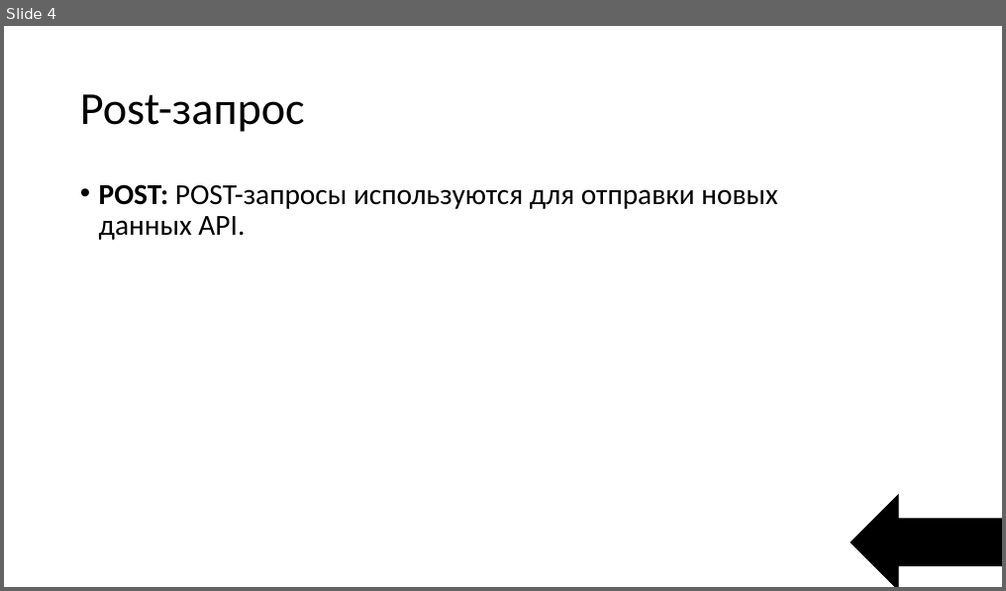
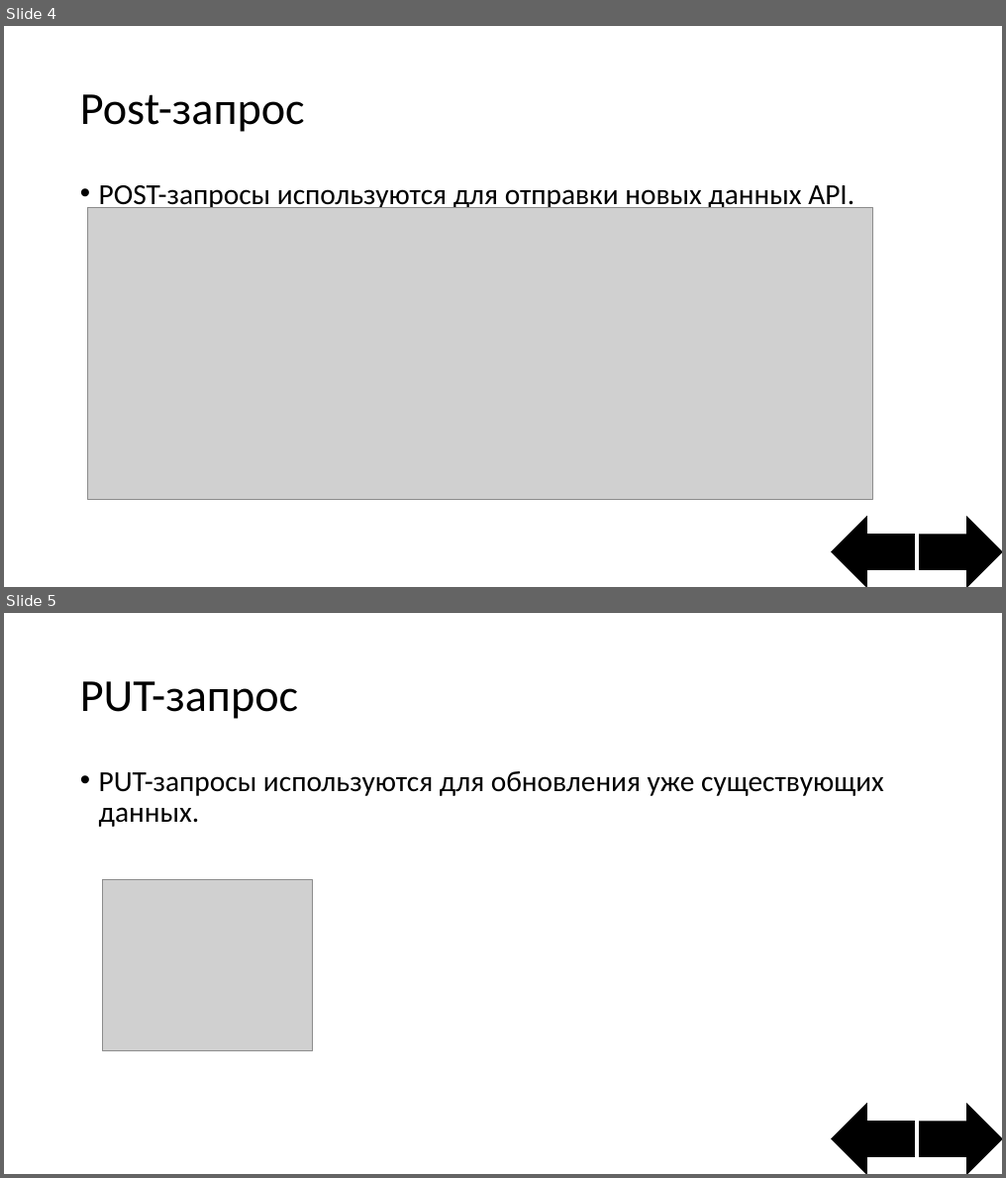
Before and after one commit to StepaN132/Game, a slide deck: Интерактивная игра.pptx. Shown one above the other, each under a label of ours: slide 4 before the commit, slides 4 and 5 after it. The pictures are 1006x591 and 1006x1178 pixels, drawn with LibreOffice and Linux fonts; fonts in the diff are those of the drawing; grey boxes stand for pictures. Boxes give left, top, right and bottom in pixels: in the first picture for what was removed or moved away, otherwise in the second. Text is boxed around its words. In the diff, an @@ line names an element or a change of style, - is before the commit and + after.

```diff
--- a/Интерактивная игра.pptx
+++ b/Интерактивная игра.pptx
@@ slide 5 added at box(4, 613, 1002, 1174), background #FFFFFF @@
@@ title added at box(80, 681, 298, 719), 44 pt, text #000000 @@
+PUT-запрос
@@ text added at box(99, 771, 884, 827), 28 pt, text #000000 @@
+• PUT-запросы используются для обновления уже существующих данных.
@@ picture added at box(102, 880, 313, 1052) @@
@@ left arrow added at box(832, 1104, 915, 1174), fill #000000, outline #000000 1 pt @@
@@ left arrow added at box(920, 1104, 1002, 1174), fill #000000, outline #000000 1 pt @@
@@ slide 4 changed as well @@
@@ text at box(99, 185, 854, 211): text changed @@
-• POST: POST-запросы используются для отправки новых данных API.
+• POST-запросы используются для отправки новых данных API.
@@ picture added at box(88, 208, 873, 499) @@
@@ left arrow: place and size @@
-left arrow at box(850, 495, 1002, 587)
+left arrow at box(832, 517, 915, 587)
@@ left arrow added at box(920, 517, 1002, 587), fill #000000, outline #000000 1 pt @@
```
Also in this commit, not shown: 1 other slide changed, 12 other slides added, 8 slides removed.
